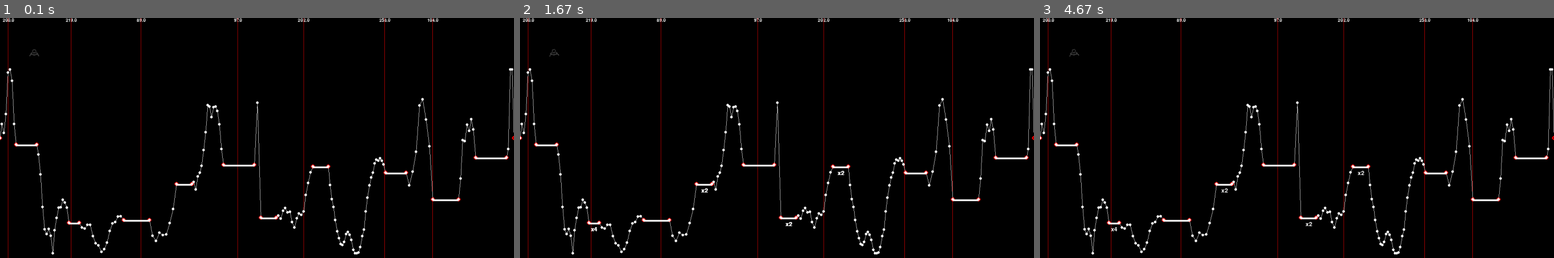
Above: before the commit, frames 1-3 (left to right).
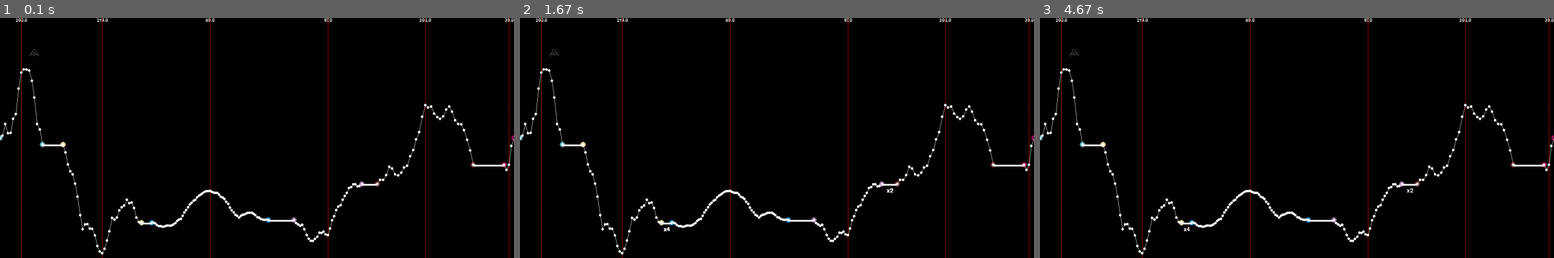
Above: after the commit, the same moments.

Repository: PeiP-2018-Work-Nantes-DUT-INFO/Planet-Lander-Lunar-Lander-with-Pygame
Game: pygame game, started from Game.py
Same seed, same stepped clock (60 frames per second), same inputs: the game is played once before the commit and once after it.
Inputs:
- Up to frame 1 (0.1 s): no input
- Up to frame 2 (1.67 s): hold Right 0.33-0.8 s; hold Right 0.83-1.3 s; hold Left from 1.33 s (still down)
- Up to frame 3 (4.67 s): release Left at 1.87 s; hold Left 1.9-2.3 s; hold Right 2.33-2.97 s; hold Left 3-3.47 s; hold Right 3.5-3.97 s; hold Right 4-4.47 s; hold Left from 4.5 s (still down)

The runs differ from the first frame. In frame 1, 6.0% of the frame differs, in the area x 0-100%, y 0-100%; in frame 2, 6.1%; in frame 3, 6.1%.

Commit message:
Renamed Config Vars

Diff:
--- a/landing.py
+++ b/landing.py
@@ -66,14 +66,14 @@
 class Landing:
     def __init__(self):
         self.landingEntities = pygame.sprite.Group()
-        self.plateforms = self.getPlateformsCoords(LandingConfig.numberOfPlateforms)
+        self.plateforms = self.generatePlateforms(LandingConfig.numberOfPlateforms)
         self.landingStroke = LandingStroke(self.plateforms)
         self.landingEntities.add(self.landingStroke)
         for plateform in self.plateforms:
             plateformSprite = LandingPlateform(plateform)
             self.landingEntities.add(plateformSprite)
 
-    def getPlateformsCoords(self, numberOfPlateforms):
+    def generatePlateforms(self, numberOfPlateforms):
         listPlateforms = []
         for i in range(0, numberOfPlateforms):
             numberOfSegments = randint(LandingConfig.minSegmentOfLanding,
@@ -153,7 +153,6 @@
             start = [plateformsCopy[i][0] + plateformsCopy[i][2], plateformsCopy[i][1]]
             end = [plateformsCopy[i + 1][0], plateformsCopy[i + 1][1]]
             verticalDisplacement = self.getBestVerticalDisplacement(plateformsCopy[i], start, end)
-            # verticalDisplacement = self.nearestEdgeDistanceY(plateformsCopy[i])
             if LandingConfig.drawDebug:
                 self.drawDisplacementDebug(start, end, verticalDisplacement)
             segments.extend(midpoint_displacement(start, end, LandingConfig.roughness,
@@ -163,7 +162,11 @@
         return segments
 
     def getBestVerticalDisplacement(self, plateform, start, end):
-        return min(self.nearestEdgeDistanceY(plateform), (start[1] + end[1]) / 2)
+        distance = math.fabs(start[0] - end[0])
+        if distance > LandingConfig.minSizeBetweenPlateformDisplacementMode1:
+            return min(self.nearestEdgeDistanceY(plateform), (start[1] + end[1]) / 2)
+        else:
+            return math.fabs(start[1] - end[1]) / 2
 
     def nearestEdgeDistanceY(self, plateform):
         return min(math.fabs(LandingConfig.maxHeightMap - plateform[1]),
@@ -180,20 +183,22 @@
         font = pygame.font.Font(None, 20)
         img = font.render(str(verticalDisplacement), True, LandingConfig.colorTextBonus)
         displayRect = img.get_rect()
-        middle = start[0] + end[0] / 2
-        displayRect.centerx = start[0] + end[0] / 2
+        middle = (start[0] + end[0]) / 2
+        displayRect.centerx = middle
         displayRect.top = 0
         self.image.blit(img, displayRect)
         pygame.draw.line(self.image, GameConfig.red, (middle, 0), (middle, GameConfig.windowH))
-        pygame.draw.circle(self.image, GameConfig.red, [int(start[0]), int(start[1])],
-                           6, 4)
-        pygame.draw.circle(self.image, GameConfig.red, [int(end[0]), int(end[1])],
-                           6, 4)
+        color = [randint(0, 255), randint(0, 255), randint(0, 255)]
+        pygame.draw.circle(self.image, color, [int(start[0]), int(start[1])],
+                           8, 6)
+        pygame.draw.circle(self.image, color, [int(end[0]), int(end[1])],
+                           8, 6)
 
 
 class LandingConfig:
-    numberOfPlateforms = 10
+    numberOfPlateforms = 5
     segmentPxLength = 15
+    minSizeBetweenPlateformDisplacementMode1 = 100
     lengthOfSegmentsBetweenPlateforms = 10
     colorPlateform = GameConfig.white
     segmentWidth = 1
